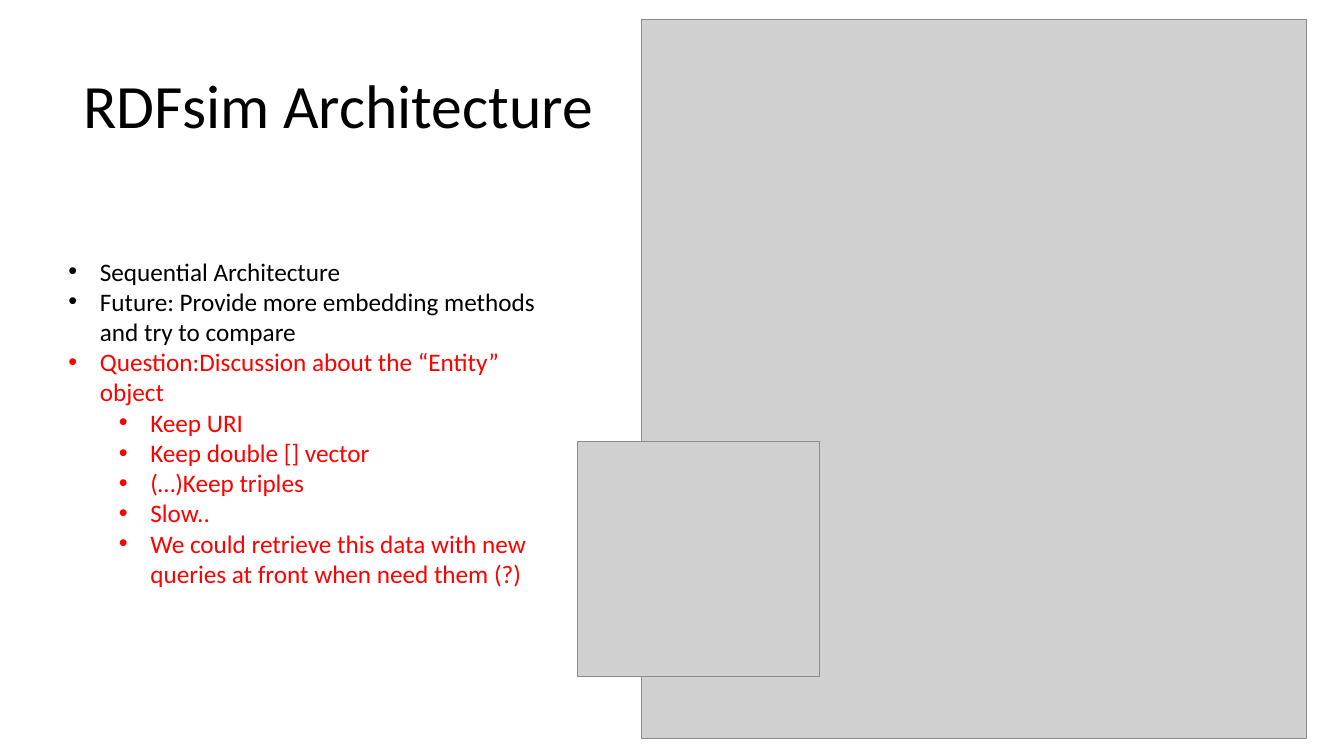
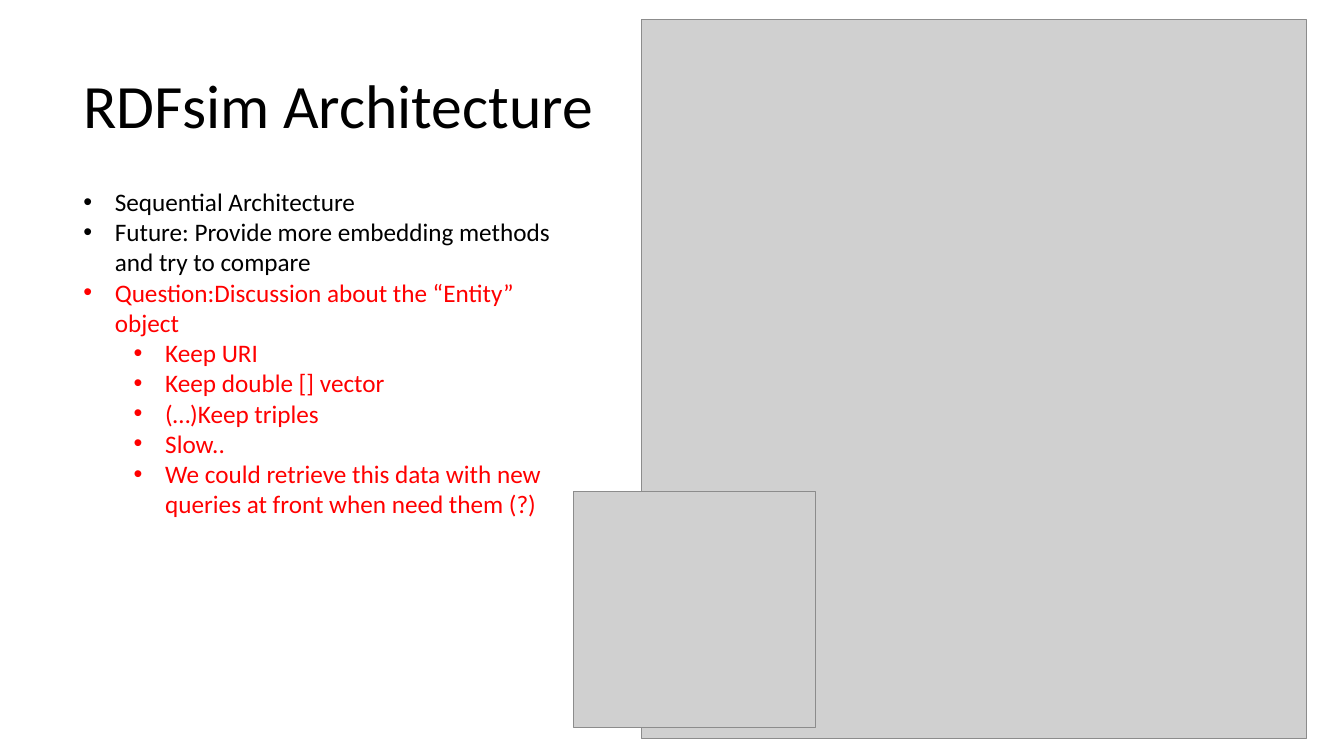
Before and after one commit to MChatzakis/RDFsim, a slide deck: slide 9 of RDFsim/presentationStaff/RDFsim.pptx. Drawn at 1344x756 pixels with LibreOffice and Linux fonts; fonts in the diff are those of the drawing; grey boxes stand for pictures. Boxes give left, top, right and bottom in pixels: in the first picture for what was removed or moved away, otherwise in the second. Text is boxed around its words. In the diff, an @@ line names an element or a change of style, - is before the commit and + after.

```diff
--- a/RDFsim/presentationStaff/RDFsim.pptx
+++ b/RDFsim/presentationStaff/RDFsim.pptx
@@ text "Sequential Architecture" moved from (x1=100, y1=263, x2=535, y2=587) to (x1=115, y1=193, x2=550, y2=517) @@
@@ picture moved from (x1=578, y1=442, x2=820, y2=678) to (x1=574, y1=492, x2=816, y2=728) @@
```
Also in this commit, not shown: 4 other slides changed.
